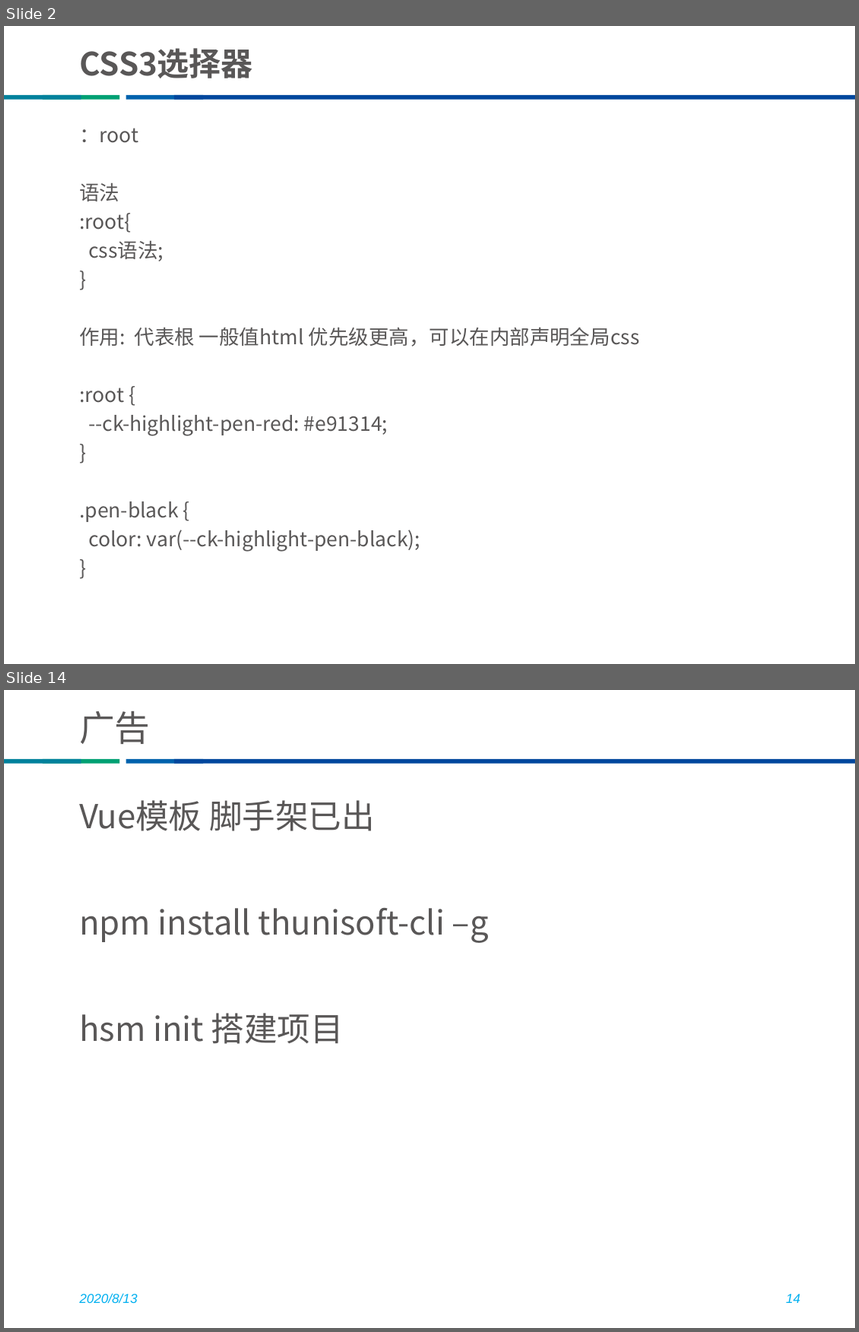
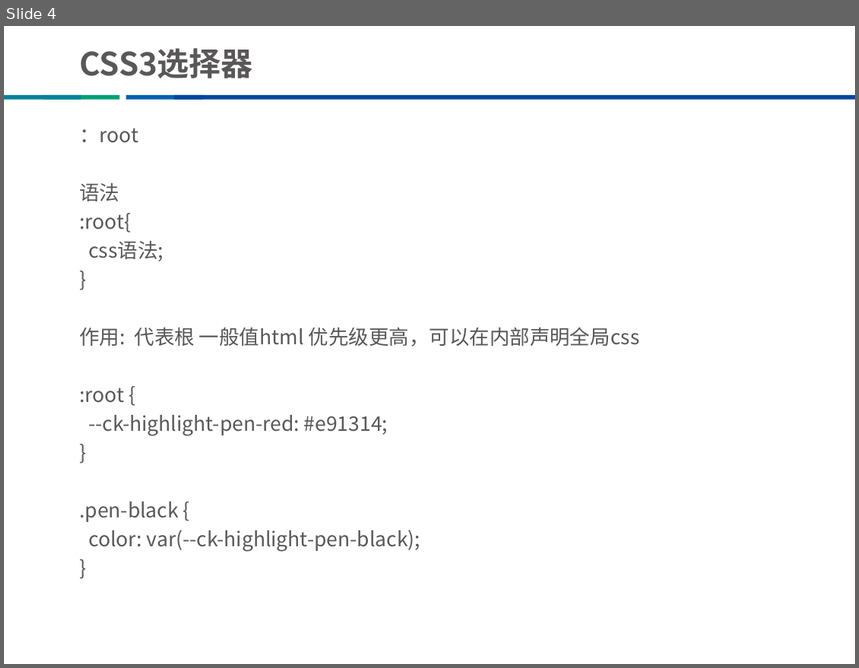
Before and after one commit to he8hepeng/thunisoftCli3, a slide deck: css教案（修改版）.pptx. Shown one above the other, each under a label of ours: slides 2 and 14 before the commit, slide 4 after it; the slides between them are not shown. The pictures are 859x1332 and 859x668 pixels, drawn with LibreOffice and Linux fonts; fonts in the diff are those of the drawing; background and template pictures are left out. Boxes give left, top, right and bottom in pixels: in the first picture for what was removed or moved away, otherwise in the second. Text is boxed around its words. In the diff, an @@ line names an element or a change of style, - is before the commit and + after.

```diff
--- a/css教案（修改版）.pptx
+++ b/css教案（修改版）.pptx
@@ slide 14 removed at box(4, 690, 855, 1328), background #FFFFFF; not listed: 4 template elements that a slide beside it also shows @@
@@ title removed at box(79, 711, 150, 744) @@
-广告
@@ text removed at box(79, 800, 489, 1044) @@
-Vue模板 脚手架已出
-npm install thunisoft-cli –g
-hsm init 搭建项目
@@ text removed at box(79, 1293, 137, 1303) @@
-2020/8/13
@@ page number removed at box(786, 1294, 800, 1303) @@
-14
@@ what was slide 2 is now slide 4 @@
```
Also in this commit, not shown: 12 slides changed, 2 slides added, 1 other slide removed, 10 other files.
